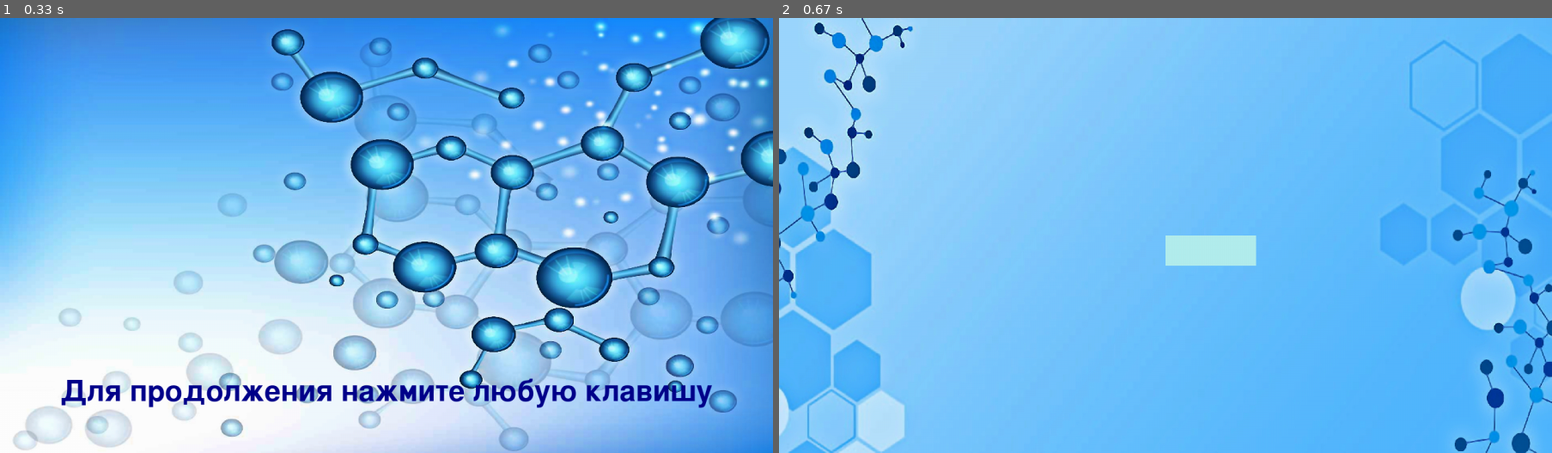
Above: before the commit, frames 1-2 (left to right).
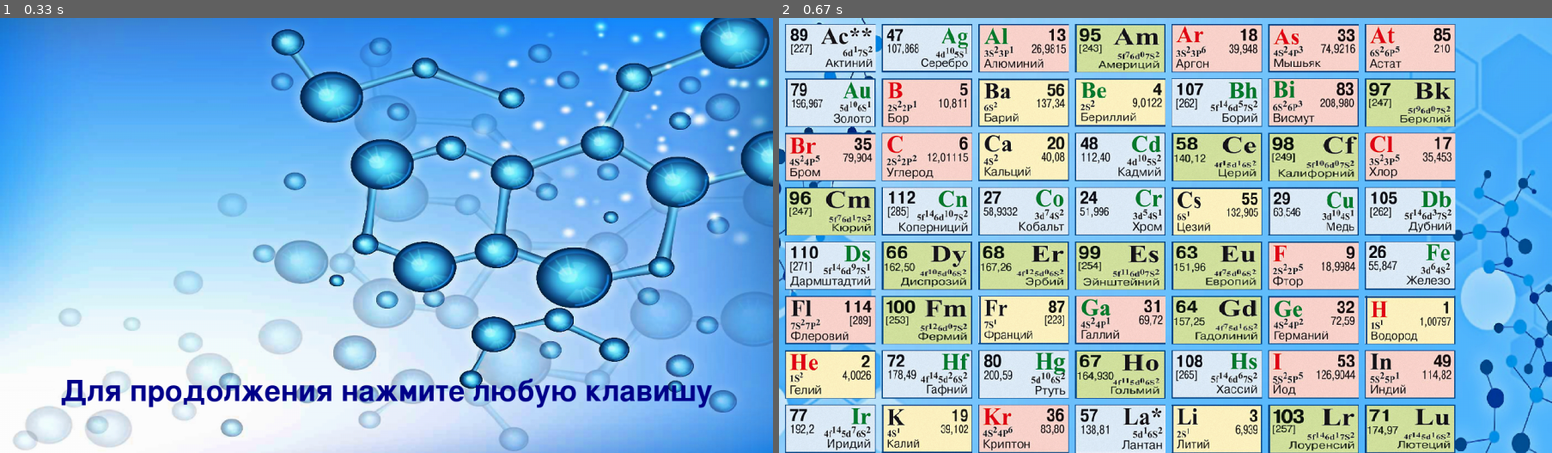
Above: after the commit, the same moments.

Repository: MihailMuh/CFB
Game: pygame game, started from main.py
The game is run twice, just before and just after one commit, with the same random seed, the same clock (stepped at 60 frames per second) and the same inputs.
Inputs:
- Up to frame 1 (0.33 s): no input
- Up to frame 2 (0.67 s): tap Enter at 0.33 s

Frame 1 is identical in both runs. In frame 2, 74% of the frame differs, in the area x 0-88%, y 1-100%.

Commit message:
Visualization Of Every Element

Diff:
--- a/assets/scripts/button.py
+++ b/assets/scripts/button.py
@@ -1,15 +1,13 @@
 from .pygame_init import pygame
-from .colors import PowderBlue
 from .audio_hub import click_sound
 
 
 class Button(pygame.sprite.Sprite):
-    def __init__(self, x, y):
+    def __init__(self, x, y, image):
         pygame.sprite.Sprite.__init__(self)
-        self.image = pygame.Surface((150, 50))
-        self.image.fill(PowderBlue)
+        self.image = image
 
-        self.rect = self.image.get_rect()
+        self.rect = image.get_rect()
         self.rect.x = x
         self.rect.y = y
 
--- a/main.py
+++ b/main.py
@@ -39,7 +39,8 @@
         for event in pygame.event.get():
             if event.type == pygame.MOUSEBUTTONUP:
                 pos = pygame.mouse.get_pos()
-                self.button.click(pos[0], pos[1])
+                for button in self.all_sprites:
+                    button.click(pos[0], pos[1])
             if event.type == pygame.KEYDOWN:
                 if event.key == pygame.K_ESCAPE:
                     self.running = False
@@ -55,8 +56,16 @@
 
     def generate_game(self):
         self.all_sprites = pygame.sprite.Group()
-        self.button = Button(HALF_SCREEN_WIDTH, HALF_SCREEN_HEIGHT)
-        self.all_sprites.add(self.button)
+        x = 10
+        y = 10
+        endX = SCREEN_WIDTH - 160
+        for i in range(118):
+            self.all_sprites.add(Button(x, y, load_image("elements/" + str(i) + ".png", (150, 80))))
+
+            x += 160
+            if x >= endX:
+                x = 10
+                y += 90
 
         self.font = None
 
Not shown, removed: README.md
Binary file added: assets/images/elements/0.png
Binary file added: assets/images/elements/1.png
Binary file added: assets/images/elements/10.png
Binary file added: assets/images/elements/100.png
Binary file added: assets/images/elements/101.png
Binary file added: assets/images/elements/102.png
Binary file added: assets/images/elements/103.png
Binary file added: assets/images/elements/104.png
Binary file added: assets/images/elements/105.png
Binary file added: assets/images/elements/106.png
Binary file added: assets/images/elements/107.png
(and 108 more such lines)
